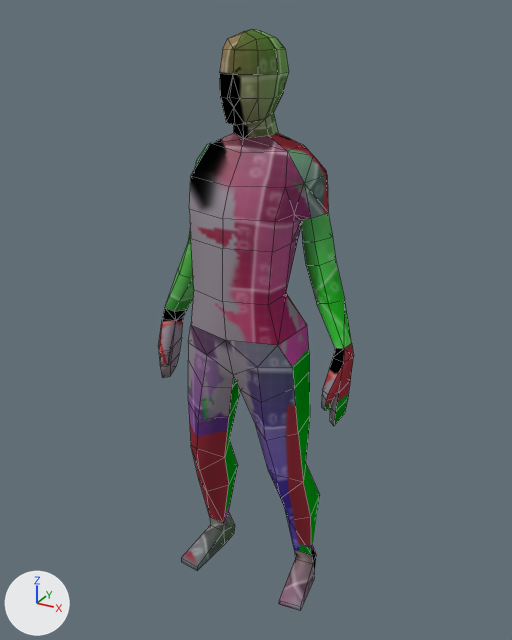
An edit to the Blender file blend/male_version2.blend, drawn before and after from the same camera.
Rendered twice from a camera (50 mm lens) standing at (95.4, -170.8, 181.1) and looking at (0.5, 1.8, 94.8). The lights are fixed; the arrows at lower left show +X, +Y and +Z. The picture after the commit comes second. Mesh edges are drawn as thin lines.

In view in the first picture: 'man_Cube.001'.
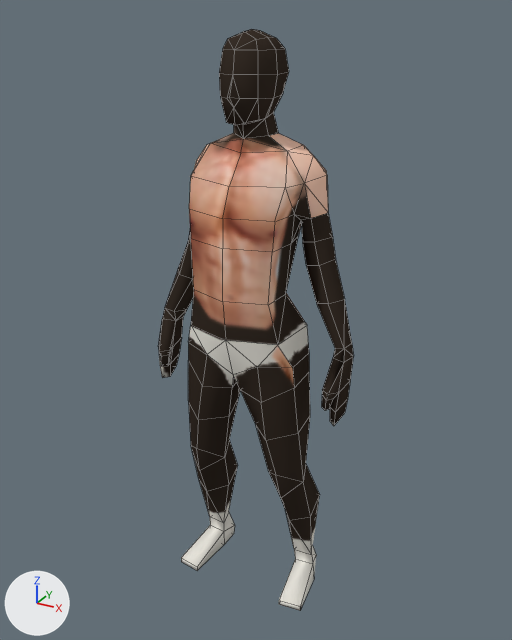
Boxes [x1, y1, x2, y2] around the edits, measured in the pictures (512 x 640 px):
'man_Cube.001', surface changed: [158, 29, 354, 611] in both

The change, as a list of edits to the scene's bpy script:
```text
Add img_outfit_07_png:
    img_outfit_07_png = load_image('outfit_07.png', '../vat/assets/outfits/outfit_07.png', 256, 256, 'sRGB')
Change mat_material_001:
    mat_material_001.texture: img_texmap_png -> img_outfit_07_png
```
